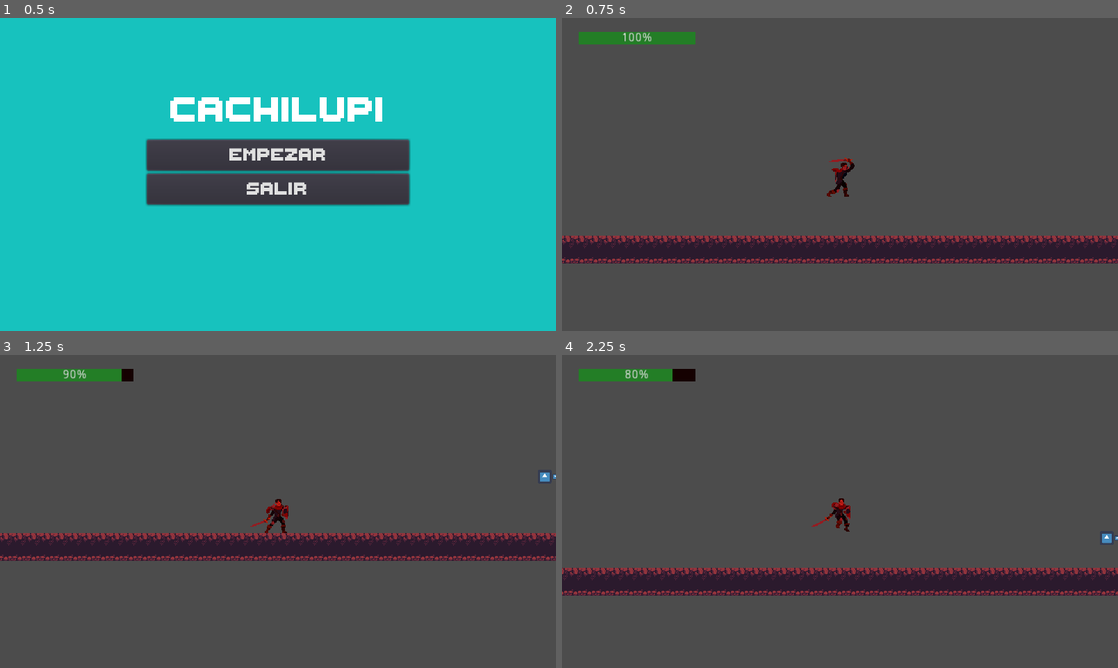
Above: before the commit, frames 1-4 (two rows, left to right).
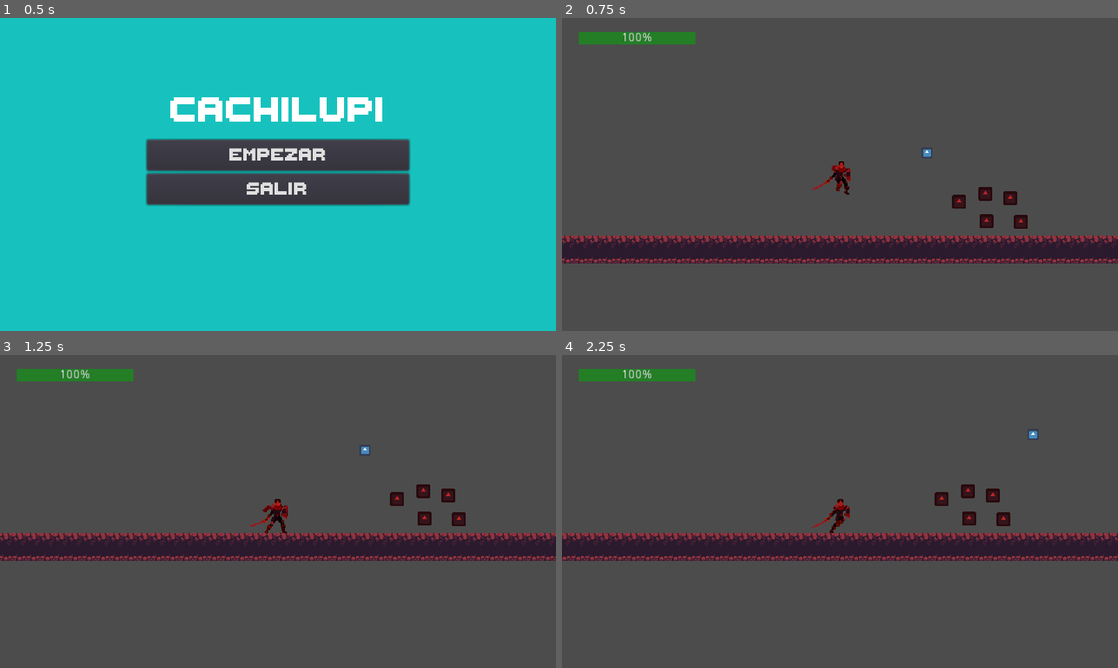
Above: after the commit, the same moments.

Repository: elixs/Cachilupi
Game: Godot game, scene res://scenes/TitleScreen.tscn
The game is run twice, just before and just after one commit, with the same random seed, the same clock (stepped at 60 frames per second) and the same inputs. The engine's default icon, where the game draws it, is replaced by a stand-in: a white triangle on a blue panel in a dark square.
Inputs (mouse positions are in pixels of both pictures, inside the frame that each line leads up to):
- Up to frame 1 (0.5 s): no input
- Up to frame 2 (0.75 s): click "Empezar" at 0.5 s
- Up to frame 3 (1.25 s): no input
- Up to frame 4 (2.25 s): move the mouse to (962, 495) at 1.27 s; hold Right mouse button (swap, bound only after the commit) 1.28-2.03 s; hold D (right) from 1.28 s (still down); click (962, 495) at 1.35 s; tap Space (jump) at 1.52, 1.82 s; move the mouse to (728, 527) at 2.02 s; right-click (728, 527) at 2.1 s

Frame 1 is identical in both runs. In frame 2, 0.9% of the frame differs, in the area x 44-84%, y 42-68%; in frame 3, 0.9%; in frame 4, 19%, in the area x 0-100%, y 4-77%.

Commit message:
spider and enemies

Diff:
--- a/project.godot
+++ b/project.godot
@@ -83,6 +83,11 @@
 "events": [ Object(InputEventMouseButton,"resource_local_to_scene":false,"resource_name":"","device":0,"alt":false,"shi …(212 unchanged characters)…
  ]
 }
+swap={
+"deadzone": 0.5,
+"events": [ Object(InputEventMouseButton,"resource_local_to_scene":false,"resource_name":"","device":0,"alt":false,"shift":false,"control":false,"meta":false,"command":false,"button_mask":0,"position":Vector2( 0, 0 ),"global_position":Vector2( 0, 0 ),"factor":1.0,"button_index":2,"pressed":false,"doubleclick":false,"script":null)
+ ]
+}
 
 [rendering]
 
--- a/scenes/Bullet.tscn
+++ b/scenes/Bullet.tscn
@@ -22,4 +22,3 @@
 position = Vector2( 12, 0 )
 scale = Vector2( 0.1, 0.1 )
 texture = ExtResource( 1 )
-[connection signal="viewport_entered" from="VisibilityNotifier2D" to="." method="_on_VisibilityNotifier2D_viewport_entered"]
--- /dev/null
+++ b/scenes/Enemy.tscn
@@ -0,0 +1,20 @@
+[gd_scene load_steps=3 format=2]
+
+[ext_resource path="res://icon.png" type="Texture" id=1]
+
+[sub_resource type="RectangleShape2D" id=1]
+extents = Vector2( 8, 8 )
+
+[node name="Enemy" type="KinematicBody2D" groups=[
+"enemy",
+]]
+
+[node name="CollisionShape2D" type="CollisionShape2D" parent="."]
+shape = SubResource( 1 )
+
+[node name="Sprite" type="Sprite" parent="."]
+modulate = Color( 0.752941, 0.14902, 0.14902, 1 )
+scale = Vector2( 0.25, 0.25 )
+texture = ExtResource( 1 )
+
+[node name="Timer" type="Timer" parent="."]
--- a/scenes/Hero.tscn
+++ b/scenes/Hero.tscn
@@ -232,11 +232,13 @@
 
 [sub_resource type="AnimationNodeStateMachineTransition" id=31]
 
+[sub_resource type="AnimationNodeStateMachineTransition" id=36]
+
 [sub_resource type="AnimationNodeStateMachine" id=32]
 states/attack/node = SubResource( 8 )
 states/attack/position = Vector2( 419, 252 )
 states/fall/node = SubResource( 9 )
-states/fall/position = Vector2( 990, 200 )
+states/fall/position = Vector2( 1032, 232 )
 states/idle/node = SubResource( 10 )
 states/idle/position = Vector2( 280, 70 )
 states/jump/node = SubResource( 11 )
@@ -245,9 +247,9 @@
 states/jump_start/position = Vector2( 990, -43 )
 states/run/node = SubResource( 13 )
 states/run/position = Vector2( 622, -82 )
-transitions = [ "idle", "run", SubResource( 14 ), "run", "id …(588 unchanged characters)… 0 ), "jump", "attack", SubResource( 31 ) ]
+transitions = [ "idle", "run", SubResource( 14 ), "run", "id …(588 unchanged characters)… 0 ), "jump", "attack", SubResource( 31 ), "idle", "fall", SubResource( 36 ) ]
 start_node = "idle"
-graph_offset = Vector2( 69, -156 )
+graph_offset = Vector2( 160, 56 )
 
 [sub_resource type="AnimationNodeStateMachinePlayback" id=33]
 
@@ -257,7 +259,9 @@
 [sub_resource type="StyleBoxFlat" id=35]
 bg_color = Color( 0.0862745, 0.00784314, 0.00784314, 1 )
 
-[node name="Hero" type="KinematicBody2D"]
+[node name="Hero" type="KinematicBody2D" groups=[
+"player",
+]]
 script = ExtResource( 1 )
 
 [node name="CollisionShape2D" type="CollisionShape2D" parent="."]
@@ -286,7 +290,6 @@
 position = Vector2( 47, 0 )
 
 [node name="Camera2D" type="Camera2D" parent="."]
-current = true
 
 [node name="AudioStreamPlayer" type="AudioStreamPlayer" parent="."]
 stream = ExtResource( 33 )
--- a/scenes/Main.tscn
+++ b/scenes/Main.tscn
@@ -1,7 +1,10 @@
-[gd_scene load_steps=6 format=2]
+[gd_scene load_steps=9 format=2]
 
 [ext_resource path="res://scenes/Hero.tscn" type="PackedScene" id=1]
 [ext_resource path="res://sprites/Tileset/Wasteland-Files.png" type="Texture" id=2]
+[ext_resource path="res://scenes/Spider.tscn" type="PackedScene" id=3]
+[ext_resource path="res://scripts/Main.gd" type="Script" id=4]
+[ext_resource path="res://scenes/Enemy.tscn" type="PackedScene" id=5]
 
 [sub_resource type="ConvexPolygonShape2D" id=1]
 points = PoolVector2Array( 0, 0, 16, 0, 16, 16, 0, 16 )
@@ -56,6 +59,7 @@
 extents = Vector2( 714.506, 10 )
 
 [node name="Main" type="Node2D"]
+script = ExtResource( 4 )
 
 [node name="Hero" parent="." instance=ExtResource( 1 )]
 position = Vector2( 358.226, 243.305 )
@@ -71,3 +75,21 @@
 [node name="CollisionShape2D" type="CollisionShape2D" parent="TileMap/StaticBody2D"]
 position = Vector2( 390.617, 331.126 )
 shape = SubResource( 3 )
+
+[node name="Spider" parent="." instance=ExtResource( 3 )]
+position = Vector2( 458.286, 224.419 )
+
+[node name="Enemy" parent="." instance=ExtResource( 5 )]
+position = Vector2( 526.865, 303.254 )
+
+[node name="Enemy2" parent="." instance=ExtResource( 5 )]
+position = Vector2( 495.331, 280.97 )
+
+[node name="Enemy3" parent="." instance=ExtResource( 5 )]
+position = Vector2( 566.387, 304.095 )
+
+[node name="Enemy4" parent="." instance=ExtResource( 5 )]
+position = Vector2( 554.194, 276.765 )
+
+[node name="Enemy5" parent="." instance=ExtResource( 5 )]
+position = Vector2( 525.603, 271.72 )
--- /dev/null
+++ b/scenes/Spider.tscn
@@ -0,0 +1,19 @@
+[gd_scene load_steps=4 format=2]
+
+[ext_resource path="res://icon.png" type="Texture" id=1]
+[ext_resource path="res://scripts/Spider.gd" type="Script" id=2]
+
+[sub_resource type="RectangleShape2D" id=1]
+extents = Vector2( 6.5, 6.5 )
+
+[node name="Spider" type="KinematicBody2D"]
+script = ExtResource( 2 )
+
+[node name="Sprite" type="Sprite" parent="."]
+scale = Vector2( 0.2, 0.2 )
+texture = ExtResource( 1 )
+
+[node name="CollisionShape2D" type="CollisionShape2D" parent="."]
+shape = SubResource( 1 )
+
+[node name="Camera2D" type="Camera2D" parent="."]
--- a/scripts/Bullet.gd
+++ b/scripts/Bullet.gd
@@ -4,6 +4,11 @@
 
 func _ready():
 	$VisibilityNotifier2D.connect("screen_exited", self, "queue_free")
+	connect("body_entered", self, "on_body_entered")
+
+func on_body_entered(body: Node):
+	if body.is_in_group("enemy"):
+		body.queue_free()
 
 func _physics_process(delta):
 
--- a/scripts/Hero.gd
+++ b/scripts/Hero.gd
@@ -14,6 +14,11 @@
 
 var facing_right = true
 
+var active = false setget set_active
+func set_active(value):
+	active = value
+	$Camera2D.current = value
+
 
 var Bullet = preload("res://scenes/Bullet.tscn")
 
@@ -21,7 +26,6 @@
 onready var playback = $AnimationTree.get("parameters/playback")
 
 func _physics_process(delta):
-
 
 	linear_vel.y += GRAVITY * delta
 
@@ -34,14 +38,17 @@
 		0)
 #		Input.get_action_strength("down") - Input.get_action_strength("up"))
 
+	if not active:
+		target_vel = Vector2()
+
 	linear_vel.x = lerp(linear_vel.x, target_vel.x * SPEED, 0.5)
 
 
-	if on_floor and Input.is_action_just_pressed("jump"):
+	if on_floor and Input.is_action_just_pressed("jump") and active:
 		linear_vel.y -= SPEED
 
 
-	var attacking = Input.is_action_just_pressed("attack")
+	var attacking = Input.is_action_just_pressed("attack") and active
 
 	# Animation
 
@@ -53,7 +60,7 @@
 	else:
 		if linear_vel.y > 0:
 			playback.travel("fall")
-		else:
+		elif linear_vel.y < 0:
 			playback.travel("jump")
 	if attacking:
 		playback.travel("attack")
--- /dev/null
+++ b/scripts/Main.gd
@@ -0,0 +1,18 @@
+extends Node2D
+
+
+# Declare member variables here. Examples:
+# var a = 2
+# var b = "text"
+
+
+# Called when the node enters the scene tree for the first time.
+func _ready():
+	$Hero.active = true
+
+
+func _input(event):
+	var just_pressed = event.is_pressed() and not event.is_echo()
+	if event.is_action_pressed("swap") and just_pressed:
+		$Hero.active = !$Hero.active
+		$Spider.active = !$Spider.active
--- /dev/null
+++ b/scripts/Spider.gd
@@ -0,0 +1,49 @@
+extends KinematicBody2D
+
+var target = Vector2()
+var in_target = true
+var linear_vel = Vector2()
+var SPEED = 200
+
+var active = false setget set_active
+func set_active(value):
+	active = value
+	$Camera2D.current = value
+	target = position
+
+func _physics_process(delta):
+
+	if active:
+		if Input.is_action_just_pressed("attack"):
+			target = get_global_mouse_position()
+			in_target = false
+
+		if not in_target:
+
+			var diff = target - position
+			var dist = diff.length()
+			var vec = diff/dist
+
+			var target_vel = vec * SPEED
+
+			var arrived = dist < SPEED * delta
+
+			if arrived:
+				target_vel = diff
+			else:
+				linear_vel = lerp(linear_vel, target_vel, 0.5)
+
+			linear_vel = move_and_slide(linear_vel)
+
+			if get_slide_count() > 0:
+				in_target
+				target = position
+
+			for i in get_slide_count():
+				var collision = get_slide_collision(i)
+				if collision.collider.is_in_group("player"):
+					collision.collider.queue_free()
+
+
+			if arrived:
+				in_target = true
Not shown: 1 places in scenes/Hero.tscn that only renumber resources
